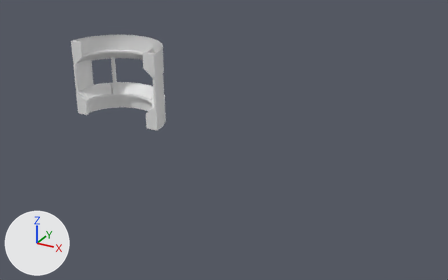
A saved change to the glTF model src/assets/time-capsule/time-capsule.glb.
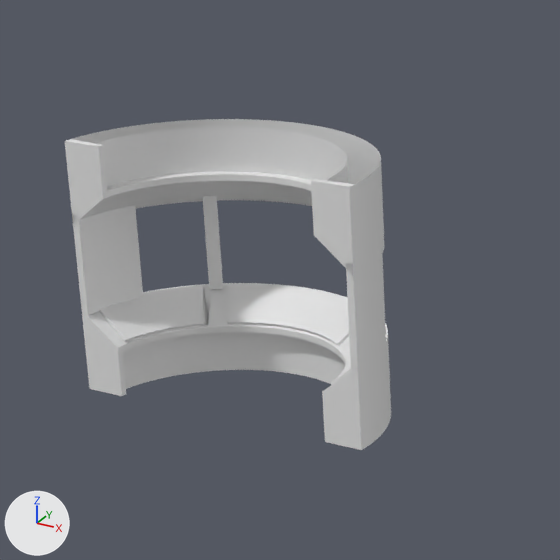
The first picture shows the older version from a 50 mm lens placed at (30.6, -36.8, 16.4), pointed at (10.1, 0.5, -2.3). The close-ups show both versions on the part from 12% to 48% of the width and 0% to 58% of the height of that picture; other places that the commit changed are outside them. Arrows for +X, +Y and +Z are at lower left; the lights stay in place. Where no turn or scale is listed for an object, it has been applied to the vertices.

Names of what the first close-up shows: 'Cube.005', 'Tube', 'Tube.2', 'Wall', 'Wall.1'.
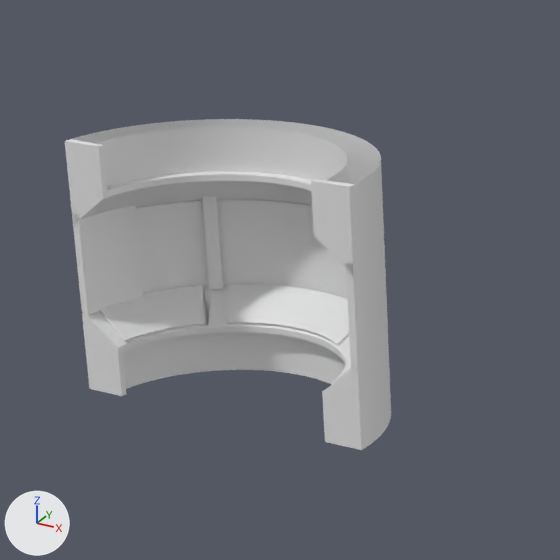
The change in detail:
Mesh me_screen is new.
It has 268 vertices, 524 faces and spans x -3.67..3.67, y 1.68..4.05, z -1.1..1.1.
Object 'Screen' (ob_screen) is new; it shows me_screen.
Its location is (-0.01, 0.48, 0.37).

Where the change shows, as pixel boxes (x1, y1, x2, y2) in the close-ups (560 x 560 px):
'Screen', added
    after: (135, 200, 388, 341)
